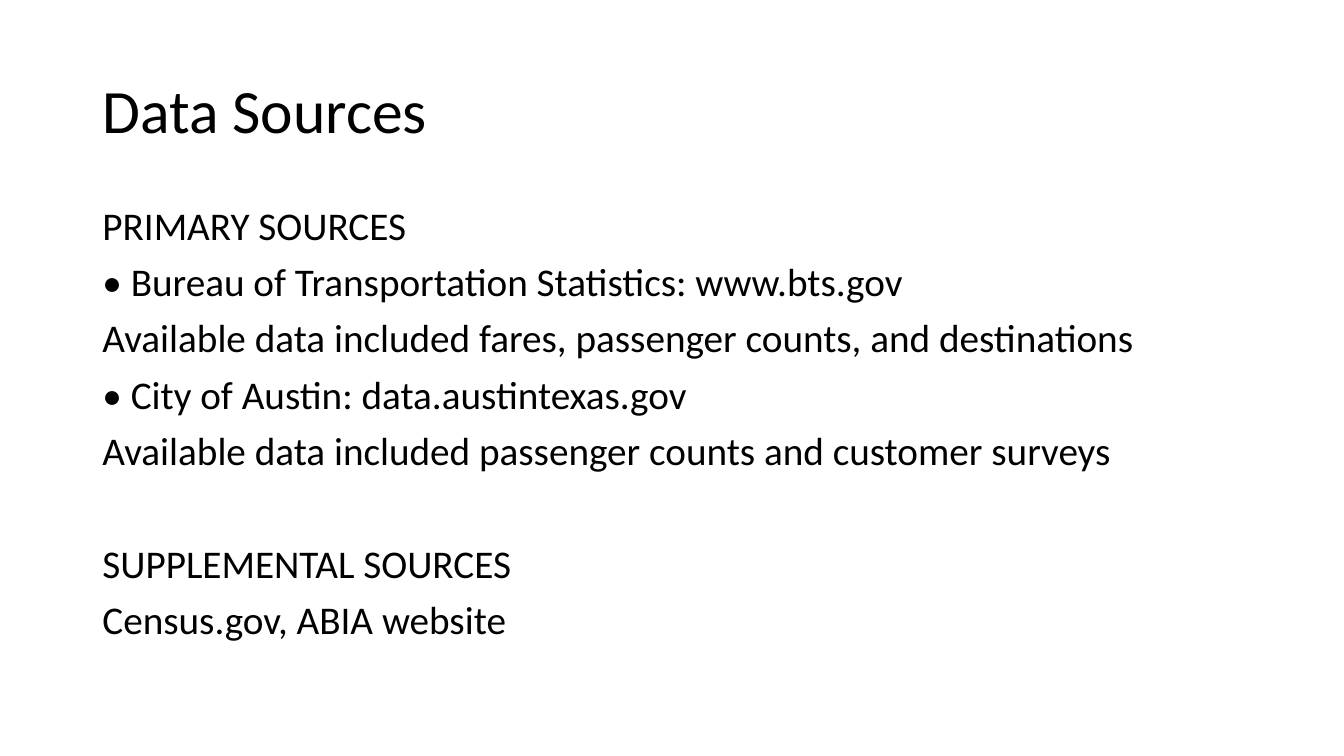
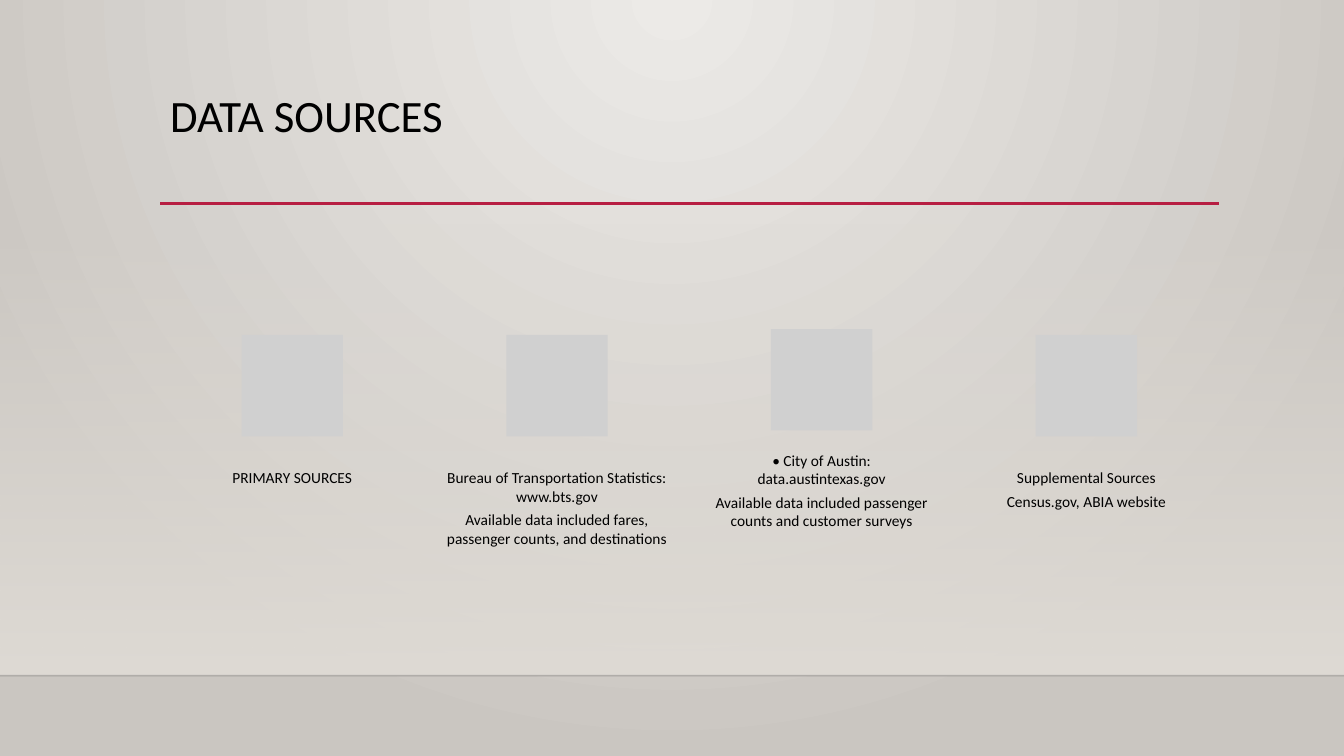
Before and after one commit to ddcruz/project-1, a slide deck: slide 3 of resources/documents/ABIA presentation.pptx. Drawn at 1344x756 pixels with LibreOffice and Linux fonts; fonts in the diff are those of the drawing; grey boxes stand for pictures; background and template pictures are left out. Boxes give left, top, right and bottom in pixels: in the first picture for what was removed or moved away, otherwise in the second. Text is boxed around its words. In the diff, an @@ line names an element or a change of style, - is before the commit and + after.

```diff
--- a/resources/documents/ABIA presentation.pptx
+++ b/resources/documents/ABIA presentation.pptx
@@ background #FFFFFF to gradient #ECEAE7 to #CAC7C1 @@
@@ title "DATA SOURCES" at <box>170,103,443,133</box>: vertical alignment middle to top @@
@@ title at <box>170,103,443,133</box>: text changed; size 44 to 32 pt @@
-Data Sources
+DATA SOURCES
@@ line added from (160, 204) to (1220, 204), #B71E42 2.5 pt @@
@@ rectangle added at <box>0,223,1344,676</box>, fill gradient #DFDBD5 @@
@@ text removed at <box>102,214,1133,641</box> @@
-PRIMARY SOURCES
-• Bureau of Transportation Statistics: www.bts.gov
-Available data included fares, passenger counts, and destinations
-• City of Austin: data.austintexas.gov
-Available data included passenger counts and customer surveys
-SUPPLEMENTAL SOURCES
-Census.gov, ABIA website
@@ group added at <box>232,329,1166,547</box>: 4 pictures, 4 texts @@
+PRIMARY SOURCES
+Bureau of Transportation Statistics: www.bts.gov
+Available data included fares, passenger counts, and destinations
+• City of Austin: data.austintexas.gov
+Available data included passenger counts and customer surveys
+Supplemental Sources
+Census.gov, ABIA website
@@ line added from (0, 676) to (1344, 676), #000001 1 pt @@
```
Also in this commit, not shown: 7 other slides changed, 2 slides added, 1 other file.
